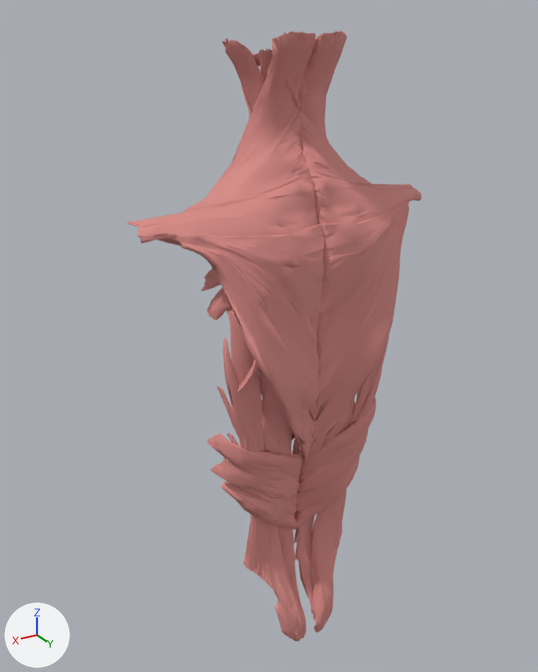
The glTF model public/models/muscles-dos.lo.glb, before and after one commit.
The view is the same before and after, from a 50 mm camera at (0.391, 0.559, 1.518) aimed at (0.015, -0.066, 1.205). Every picture has the same lights, and +X, +Y and +Z are marked at lower left. The older version comes first. Where no turn or scale is listed for an object, it has been applied to the vertices.

Objects in the first picture: 'FJ1520', 'FJ1520M', 'FJ1521', 'FJ1521M', 'FJ1527', 'FJ1527M', 'FJ1528M', 'FJ1535M', 'FJ1541', 'FJ1541M', 'FJ1554', 'FJ1554M' and 13 more.
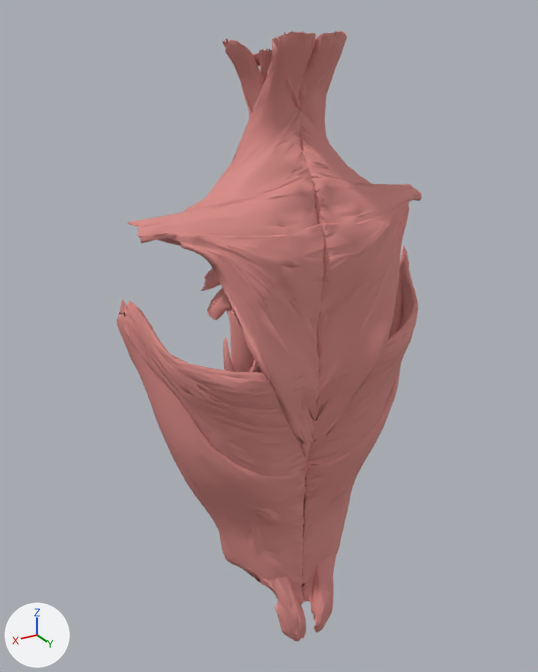
Changed parts and their boxes [x1, y1, x2, y2] in the pictures (538 x 672 px):
'ZA-grand-dorsal-g', added
    after: [116, 299, 319, 605]
'ZA-grand-dorsal-d', added
    after: [302, 246, 418, 602]
'FJ1541M', unchanged, covered by the edit
    before: [207, 433, 303, 530]
    after: [252, 508, 281, 526]
'FJ1541', unchanged, covered by the edit
    before: [296, 398, 376, 529]
    after: [303, 474, 355, 518]
'FJ1535M', unchanged, covered by the edit
    both: [259, 370, 302, 607]

The change, as a diff of the scene's bpy script:
```diff
--- a/public/models/muscles-dos.lo.glb.py
+++ b/public/models/muscles-dos.lo.glb.py
@@ me_za_grand_dorsal_g @@
+me_za_grand_dorsal_g.from_pydata(...)  # 2703 vertices, 5390 faces; spans x -0.091..0.091, y -0.049..0.049, z -0.198..0.198
+me_za_grand_dorsal_g.materials.append(mat_0_7_0_26_0_24)  # pink #da8b86
@@ me_za_grand_dorsal_d @@
+me_za_grand_dorsal_d.from_pydata(...)  # 2703 vertices, 5392 faces; spans x -0.09..0.09, y -0.049..0.049, z -0.199..0.199
+me_za_grand_dorsal_d.materials.append(mat_0_7_0_26_0_24)  # pink #da8b86
@@ ob_za_grand_dorsal_g @@
+ob_za_grand_dorsal_g = bpy.data.objects.new('ZA-grand-dorsal-g', me_za_grand_dorsal_g)
+ob_za_grand_dorsal_g.location = (0.088, -0.027, 1.076)
@@ ob_za_grand_dorsal_d @@
+ob_za_grand_dorsal_d = bpy.data.objects.new('ZA-grand-dorsal-d', me_za_grand_dorsal_d)
+ob_za_grand_dorsal_d.location = (-0.089, -0.027, 1.076)
```
